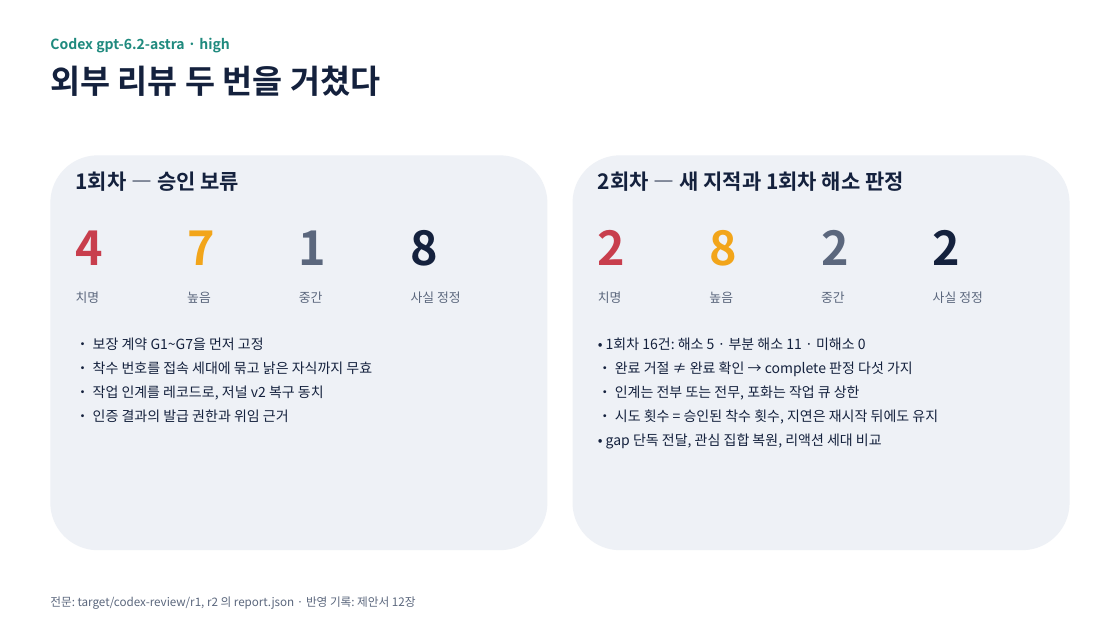
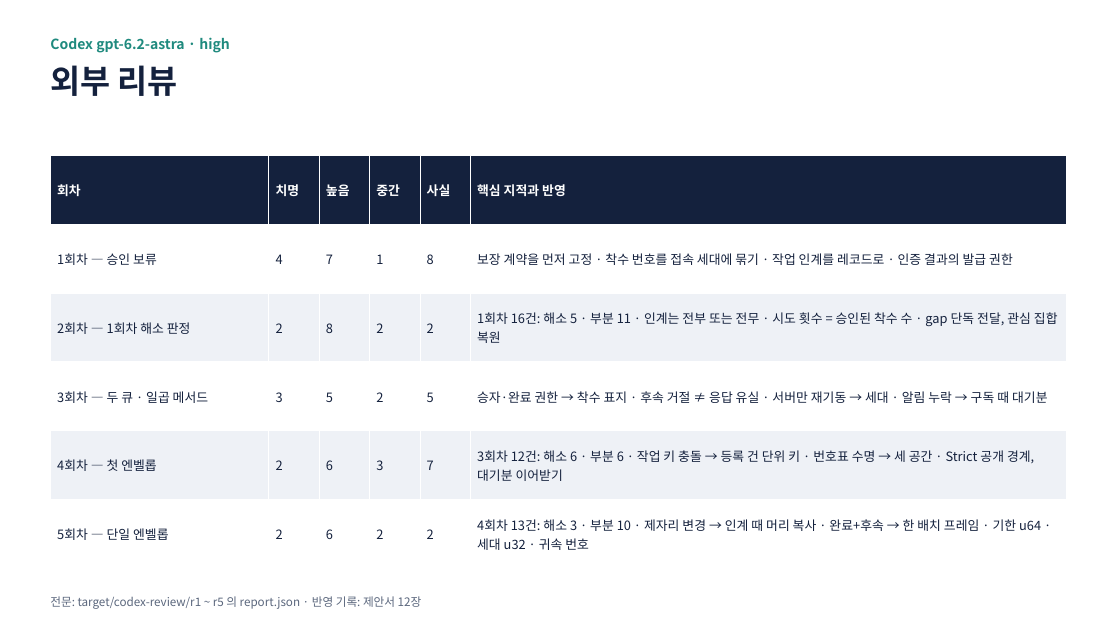
Before and after one commit to hikaMaeng/ruvent, a slide deck: slide 22 of docs/proposals/event-server-redesign.pptx. Drawn at 1120x630 pixels with LibreOffice and Linux fonts; fonts in the diff are those of the drawing. Boxes give left, top, right and bottom in pixels: in the first picture for what was removed or moved away, otherwise in the second. Text is boxed around its words. In the diff, an @@ line names an element or a change of style, - is before the commit and + after.

```diff
--- a/docs/proposals/event-server-redesign.pptx
+++ b/docs/proposals/event-server-redesign.pptx
@@ text at [50,65,178,96]: text changed @@
-외부 리뷰 두 번을 거쳤다
+외부 리뷰
@@ rounded rectangle removed at [50,155,548,550] @@
@@ table added at [50,155,1067,569], 6 rows, 6 columns @@
+회차 | 치명 | 높음 | 중간 | 사실 | 핵심 지적과 반영
+1회차 — 승인 보류 | 4 | 7 | 1 | 8 | 보장 계약을 먼저 고정 · 착수 번호를 접속 세대에 묶기 · 작업 인계를 레코드로 · 인증 결과의 발급 권한
+2회차 — 1회차 해소 판정 | 2 | 8 | 2 | 2 | 1회차 16건: 해소 5 · 부분 11 · 인계는 전부 또는 전무 · 시도 횟수 = 승인된 착수 수 · gap 단독 전달, 관심 집합 복원
+3회차 — 두 큐 · 일곱 메서드 | 3 | 5 | 2 | 5 | 승자·완료 권한 → 착수 표지 · 후속 거절 ≠ 응답 유실 · 서버만 재기동 → 세대 · 알림 누락 → 구독 때 대기분
+4회차 — 첫 엔벨롭 | 2 | 6 | 3 | 7 | 3회차 12건: 해소 6 · 부분 6 · 작업 키 충돌 → 등록 건 단위 키 · 번호표 수명 → 세 공간 · Strict 공개 경계, 대기분 이어받기
+5회차 — 단일 엔벨롭 | 2 | 6 | 2 | 2 | 4회차 13건: 해소 3 · 부분 10 · 제자리 변경 → 인계 때 머리 복사 · 완료+후속 → 한 배치 프레임 · 기한 u64 · 세대 u32 · 귀속 번호
@@ text removed at [76,171,240,191] @@
-1회차 — 승인 보류
@@ rounded rectangle removed at [573,155,1070,550] @@
@@ text removed at [598,171,904,191] @@
-2회차 — 새 지적과 1회차 해소 판정
@@ text removed at [76,230,104,265] @@
-4
@@ text removed at [187,230,215,265] @@
-7
@@ text removed at [299,230,327,265] @@
-1
@@ text removed at [411,230,439,266] @@
-8
@@ text removed at [598,230,626,265] @@
-2
@@ text removed at [709,230,737,266] @@
-8
@@ text removed at [821,230,849,265] @@
-2
@@ text removed at [933,230,961,265] @@
-2
@@ text removed at [76,291,100,303] @@
-치명
@@ text removed at [187,291,211,303] @@
-높음
@@ text removed at [299,291,323,303] @@
-중간
@@ text removed at [411,291,461,303] @@
-사실 정정
@@ text removed at [598,291,622,303] @@
-치명
@@ text removed at [709,291,733,303] @@
-높음
@@ text removed at [821,291,845,303] @@
-중간
@@ text removed at [933,291,983,303] @@
-사실 정정
@@ text removed at [93,337,372,422] @@
-• 보장 계약 G1~G7을 먼저 고정
-• 착수 번호를 접속 세대에 묶고 낡은 자식까지 무효
-• 작업 인계를 레코드로, 저널 v2 복구 동치
-• 인증 결과의 발급 권한과 위임 근거
@@ text removed at [606,337,938,449] @@
-• 1회차 16건: 해소 5 · 부분 해소 11 · 미해소 0
-• 완료 거절 ≠ 완료 확인 → complete 판정 다섯 가지
-• 인계는 전부 또는 전무, 포화는 작업 큐 상한
-• 시도 횟수 = 승인된 착수 횟수, 지연은 재시작 뒤에도 유지
-• gap 단독 전달, 관심 집합 복원, 리액션 세대 비교
@@ text at [50,596,422,609]: text changed @@
-전문: target/codex-review/r1, r2 의 report.json · 반영 기록: 제안서 12장
+전문: target/codex-review/r1 ~ r5 의 report.json · 반영 기록: 제안서 12장
```
Also in this commit, not shown: 16 other slides changed, 6 slides added, 6 slides removed, 3 other files.
